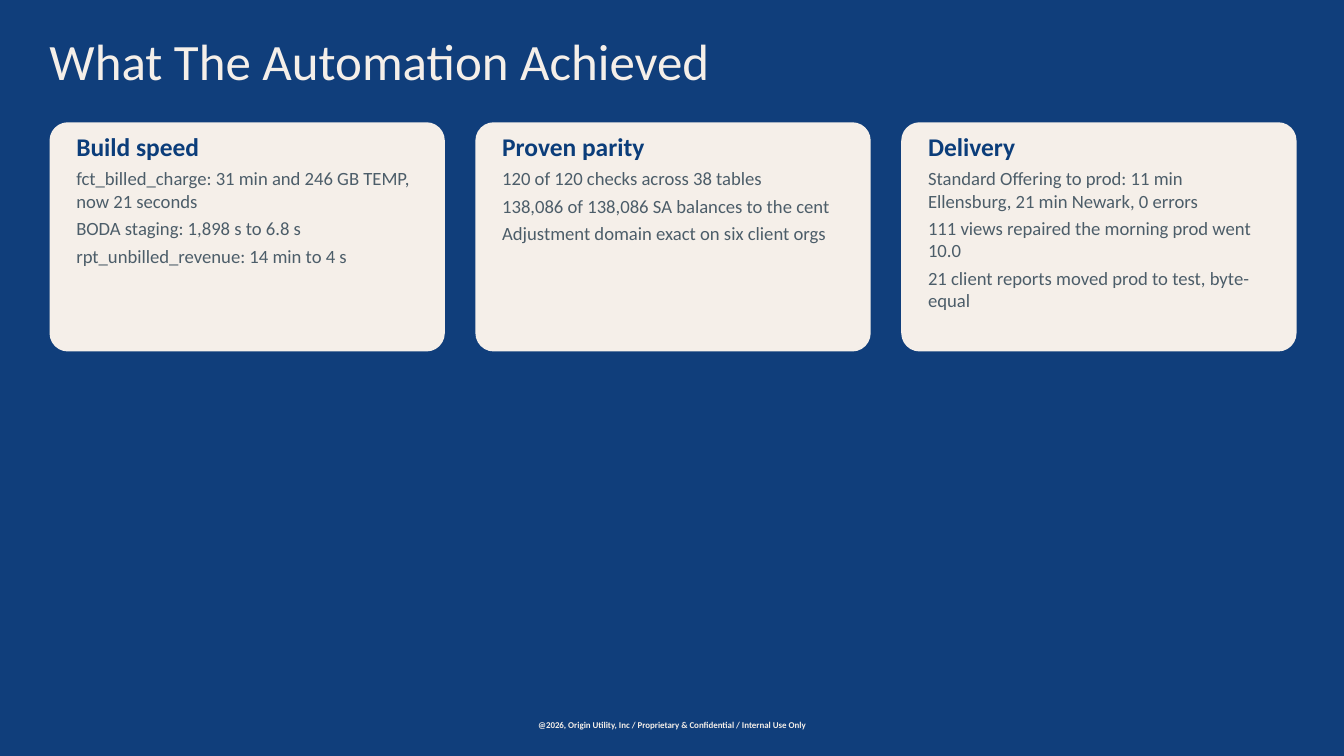
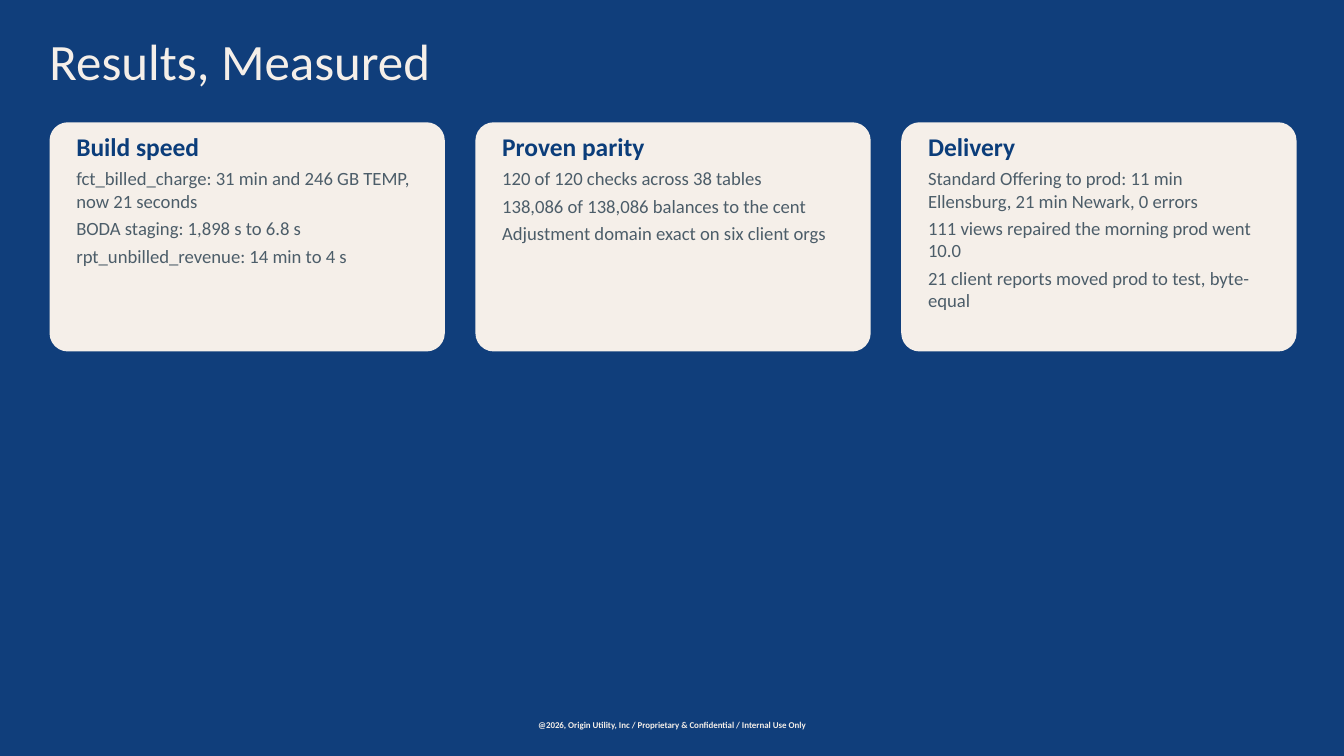
Before and after one commit to chasepowers59/OriginBA, a slide deck: slide 13 of jaspersoft/docs/OriginBA_Automated_Deployment.pptx (slide 10 before the commit). Drawn at 1344x756 pixels with LibreOffice and Linux fonts; fonts in the diff are those of the drawing; background and template pictures are left out; a plain dark background stands for a picture behind light text. Boxes give left, top, right and bottom in pixels: in the first picture for what was removed or moved away, otherwise in the second. Text is boxed around its words. In the diff, an @@ line names an element or a change of style, - is before the commit and + after.

```diff
--- a/jaspersoft/docs/OriginBA_Automated_Deployment.pptx
+++ b/jaspersoft/docs/OriginBA_Automated_Deployment.pptx
@@ text at <box>49,44,430,87</box>: text changed @@
-What The Automation Achieved
+Results, Measured
@@ text in rounded rectangle at <box>502,200,806,215</box>: text changed @@
-138,086 of 138,086 SA balances to the cent
+138,086 of 138,086 balances to the cent
```
Also in this commit, not shown: 11 other slides changed, 4 slides added, 1 slide removed, 2 other files.
